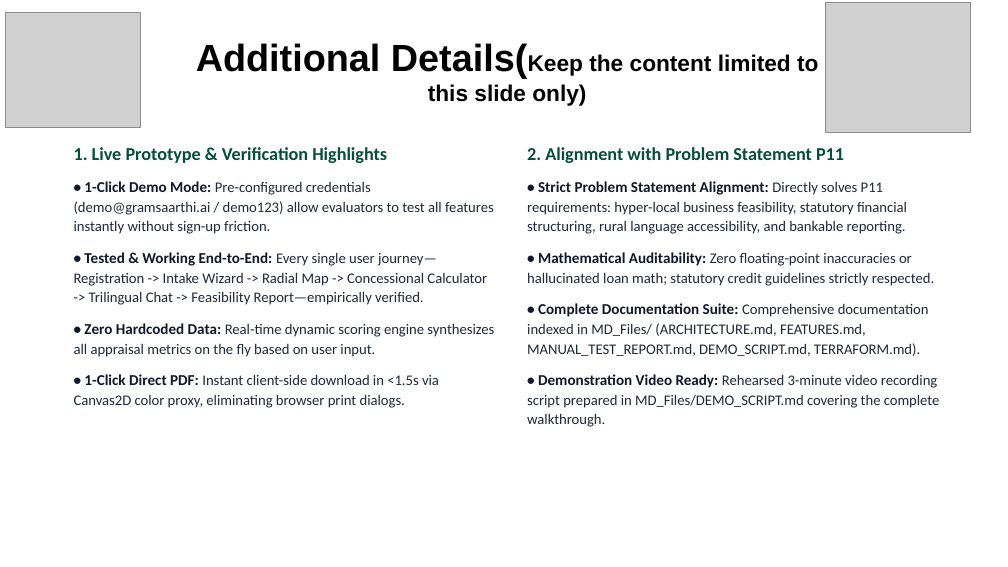
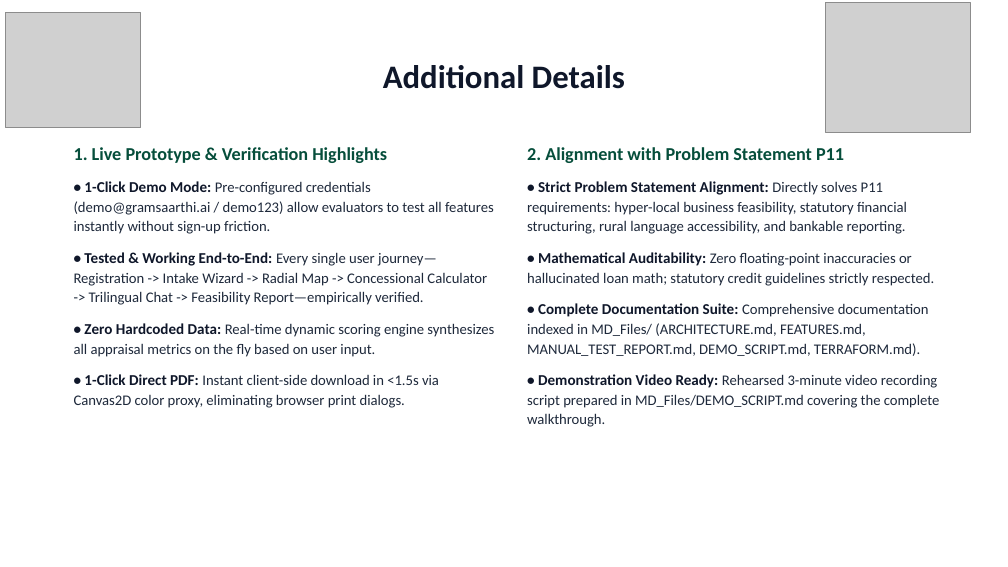
Before and after one commit to ChiragVasava/gramsaarthi-ai, a slide deck: slide 6 of MD_Files/GramSaarthi_AI_Hackathon_Presentation.pptx. Drawn at 1008x567 pixels with LibreOffice and Linux fonts; fonts in the diff are those of the drawing; grey boxes stand for pictures. Boxes give left, top, right and bottom in pixels: in the first picture for what was removed or moved away, otherwise in the second. Text is boxed around its words. In the diff, an @@ line names an element or a change of style, - is before the commit and + after.

```diff
--- a/MD_Files/GramSaarthi_AI_Hackathon_Presentation.pptx
+++ b/MD_Files/GramSaarthi_AI_Hackathon_Presentation.pptx
@@ title at [383,65,625,89]: text changed; size 16.2 to 23.4 pt; font Arial to Calibri; text colour #000000 to #0F172A @@
-Additional Details(Keep the content limited to
-this slide only)
+Additional Details
```
Also in this commit, not shown: 1 other slide changed, 4 other files.
